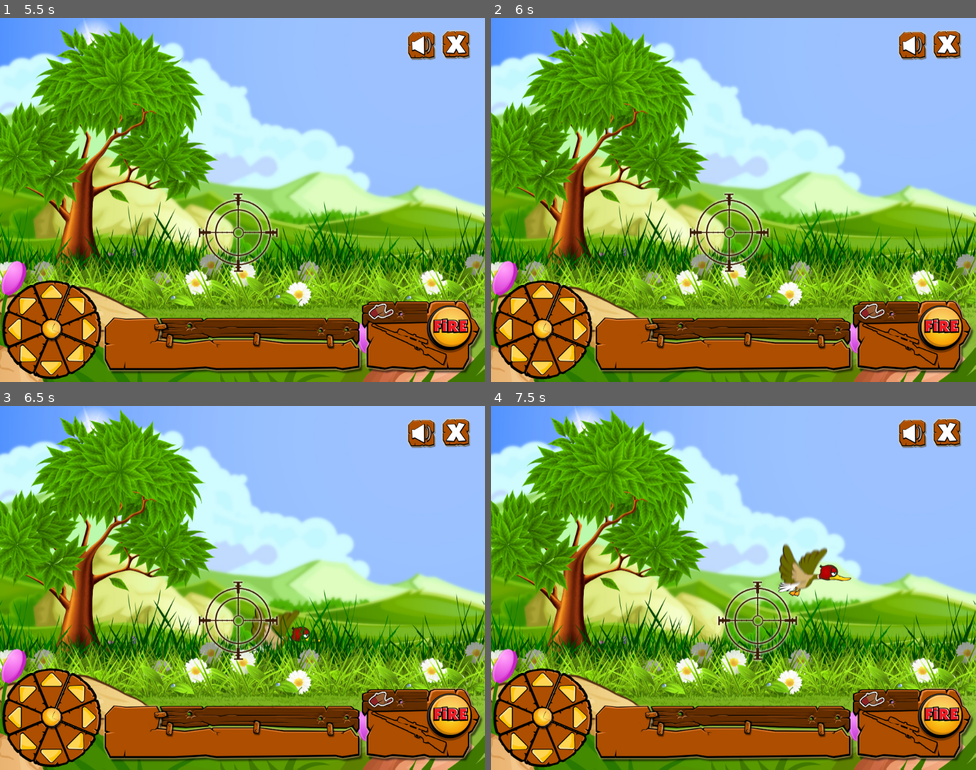
Above: before the commit, frames 1-4 (two rows, left to right).
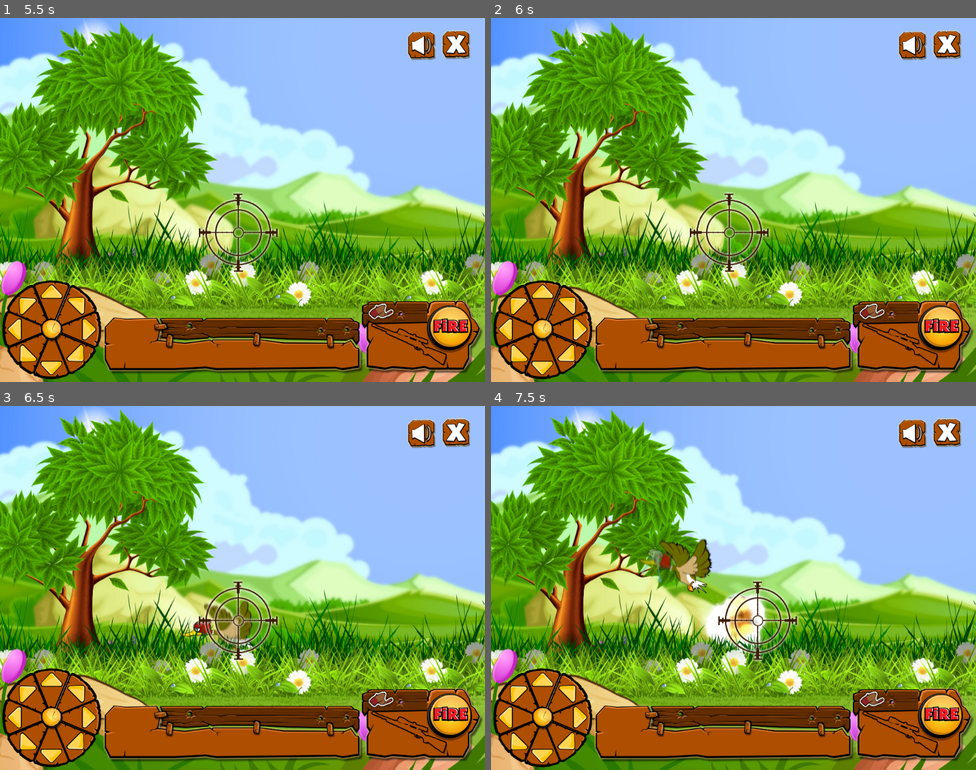
Above: after the commit, the same moments.

Repository: YugeCse/shoot-dock
Game: Godot game, scene res://scenes/SpalshScene.tscn
Same seed, same stepped clock (60 frames per second), same inputs: the game is played once before the commit and once after it. Sound files missing from this copy of the repository are replaced by a short silence.
Inputs (mouse positions are in pixels of both pictures, inside the frame that each line leads up to):
- Up to frame 1 (5.5 s): click "PLAY" at 0.5 s; click (53, 305) at 1.25 s; click (77, 331) at 2 s; click (58, 352) at 2.75 s; click (29, 334) at 3.5 s; click (29, 309) at 4.25 s; click (77, 309) at 5 s
- Up to frame 2 (6 s): click (524, 352) at 5.75 s
- Up to frame 3 (6.5 s): no input
- Up to frame 4 (7.5 s): click (568, 740) at 6.5 s; hold Right (ui_right) from 7.28 s (still down); tap J (ui_shoot) at 7.35 s

Frame 1 is identical in both runs. In frame 2, 0.1% of the frame differs, in the area x 45-58%, y 62-69%; in frame 3, 1.6%; in frame 4, 3.7%, in the area x 30-75%, y 36-69%.

Commit message:
#更新细节

Diff:
--- a/components/ducks/BaseDuckComponent.gd
+++ b/components/ducks/BaseDuckComponent.gd
@@ -23,8 +23,17 @@
 @export
 var duck_state: Enums.DuckState = Enums.DuckState.alive
 
+var _duck_dead_ms: float = 0.0
+
 func _ready() -> void:
 	var dir = [Vector2.LEFT, Vector2.RIGHT].pick_random()
+	var ui_half_width = Globals.UI_DESIGN_WIDTH / 2.0
+	if global_position.x >= 0.0\
+		and global_position.x < ui_half_width:
+		dir = Vector2.RIGHT
+	elif global_position.x > ui_half_width\
+		and global_position.x <= Globals.UI_DESIGN_HEIGHT:
+		dir = Vector2.LEFT
 	if dir == Vector2.RIGHT:
 		sprite.flip_h = true
 	direction = dir #更新方向
@@ -43,7 +52,12 @@
 		velocity.x = speed * (-1 if direction == Vector2.LEFT else 1)
 	elif duck_state == Enums.DuckState.dead:
 		velocity.x = 0.0
-		velocity.y = 120.0
+		if _duck_dead_ms > 1.0:
+			_duck_dead_ms = 0.0
+		if _duck_dead_ms == 0.0:
+			velocity.y += 9.8
+		else:
+			_duck_dead_ms += delta #统计时间
 	else:
 		velocity = Vector2.ZERO
 	move_and_collide(velocity * delta) #移动并处理
@@ -51,6 +65,7 @@
 ## 被击中
 func hurt():
 	collision_shape.disabled = true
+	remove_child(collision_shape) #删除这个碰撞shape
 	duck_state = Enums.DuckState.hit
 	sprite.play("hit")
 	sprite.animation_finished.connect(dead)
--- a/components/factories/DuckFactory.gd
+++ b/components/factories/DuckFactory.gd
@@ -16,5 +16,5 @@
 		duck = Duck1Component.create(position, false)
 	else: return
 	duck.speed = randf() * 70.0 + 50.0
-	duck.gravity = randf() * 200.0 + 9.8
+	duck.gravity = randf() * 140.0 + 60.0
 	duck_container.add_child(duck) #添加鸭子到对应的视图容器中
--- /dev/null
+++ b/globals/Globals.gd
@@ -0,0 +1,7 @@
+extends Node
+
+## UI设计宽度：1024
+const UI_DESIGN_WIDTH = 1024.0
+
+## UI设计宽度：768
+const UI_DESIGN_HEIGHT = 768.0
--- a/project.godot
+++ b/project.godot
@@ -19,6 +19,10 @@
 config/features=PackedStringArray("4.6", "GL Compatibility")
 config/icon="res://icon.svg"
 
+[autoload]
+
+Globals="*uid://q0wdi1p2oh42"
+
 [display]
 
 window/size/viewport_width=1024
@@ -27,6 +31,10 @@
 [dotnet]
 
 project/assembly_name="ShootDock"
+
+[editor_plugins]
+
+enabled=PackedStringArray("res://addons/git_bash_here/plugin.cfg")
 
 [global_group]
 
--- a/scenes/MainScene.gd
+++ b/scenes/MainScene.gd
@@ -38,7 +38,7 @@
 		if duck:
 			duck.hurt() #鸭子被击中
 			_play_gun_shoot_audio(true) #播放放枪声音
-			_show_gun_shoot_effect(player_gun.global_position) #显示放枪特效
+		_show_gun_shoot_effect(player_gun.global_position) #显示放枪特效
 	player_gun.position += move_dir * delta * player_gun_speed
 
 ## 查找被枪杀的鸭子
@@ -50,12 +50,11 @@
 		Rect2(shoot_position - shoot_radius/2.0, shoot_radius)
 	var duck_nodes = get_tree().get_nodes_in_group('Duck')
 	if len(duck_nodes) > 0:
-		queue_redraw()
-		for node in duck_nodes:
-			if node is BaseDuckComponent:
-				var rect = node.get_collision_rect()
-				if rect.intersects(shoot_rect):
-					return node
+		var ducks = duck_nodes.filter(func(v): \
+			return (v as BaseDuckComponent)\
+					.duck_state == Enums.DuckState.alive\
+				and v.get_collision_rect().intersects(shoot_rect))
+		if len(ducks) > 0: return ducks[0]
 	return null #没有任何鸭子被击中
 
 ## 播放放枪的声音[br]
--- a/scenes/MainScene.tscn
+++ b/scenes/MainScene.tscn
@@ -64,6 +64,7 @@
 texture = ExtResource("5_ygjfp")
 
 [node name="UIControl" type="Control" parent="Camera2D" unique_id=624467815]
+custom_minimum_size = Vector2(1024, 768)
 layout_mode = 3
 anchors_preset = 0
 offset_right = 40.0
@@ -136,6 +137,7 @@
 [node name="BackgroundMusicPlayer" type="AudioStreamPlayer" parent="." unique_id=1947172734]
 stream = ExtResource("16_xnxdc")
 autoplay = true
+parameters/looping = true
 
 [connection signal="button_down" from="Camera2D/UIControl/ButtonSoundPlay" to="." method="_on_button_sound_play_button_down"]
 [connection signal="button_down" from="Camera2D/UIControl/ButtonSoundPlay2" to="." method="_on_button_sound_play_2_button_down"]
Not shown, added: addons/git_bash_here/git_bash_here.gd
Not shown, added: addons/git_bash_here/git_bash_here.gd.uid
Not shown, added: addons/git_bash_here/git_bash_here_shortcut.tres
Not shown, added: addons/git_bash_here/plugin.cfg
Not shown, added: globals/Globals.gd.uid
Not shown, added: addons/git_bash_here/LICENSE
Not shown, added: addons/git_bash_here/README.md
